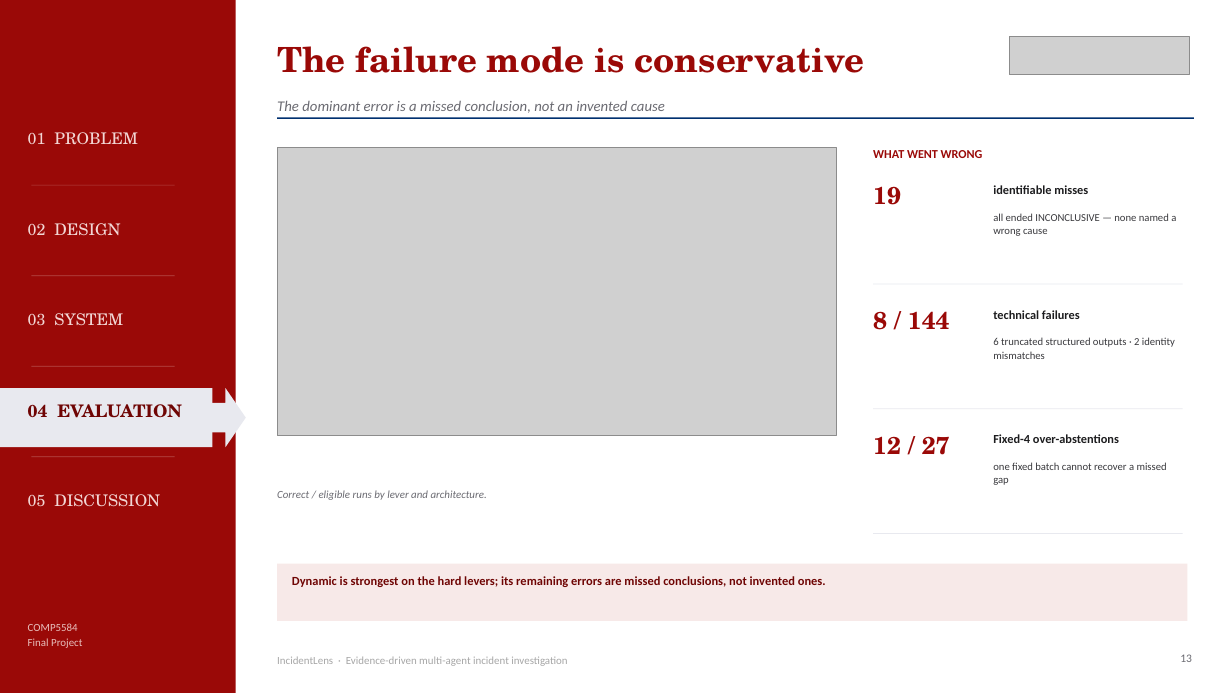
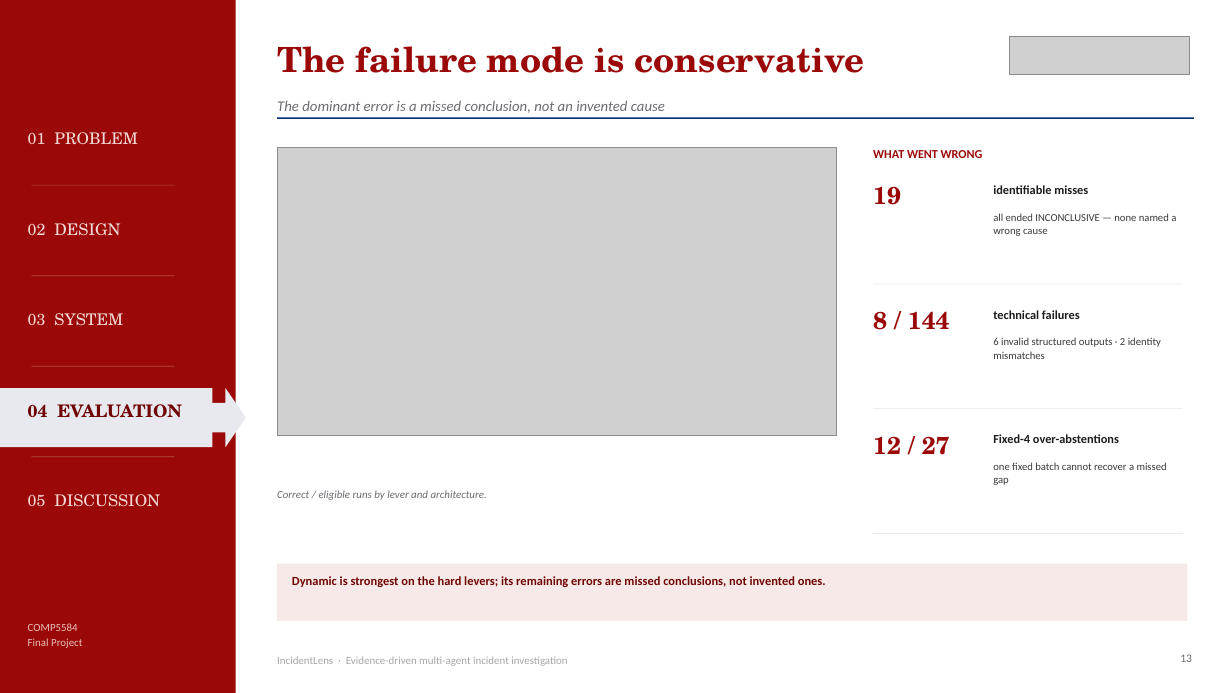
Before and after one commit to celvelzel/IncidentLens, a slide deck: slide 13 of presentation/IncidentLens_Final.pptx. Drawn at 1232x693 pixels with LibreOffice and Linux fonts; fonts in the diff are those of the drawing; grey boxes stand for pictures. Boxes give left, top, right and bottom in pixels: in the first picture for what was removed or moved away, otherwise in the second. Text is boxed around its words. In the diff, an @@ line names an element or a change of style, - is before the commit and + after.

```diff
--- a/presentation/IncidentLens_Final.pptx
+++ b/presentation/IncidentLens_Final.pptx
@@ text at (993,337,1161,359): text changed @@
-6 truncated structured outputs · 2 identity mismatches
+6 invalid structured outputs · 2 identity mismatches
```
Also in this commit, not shown: 2 other slides changed, 21 other files.
